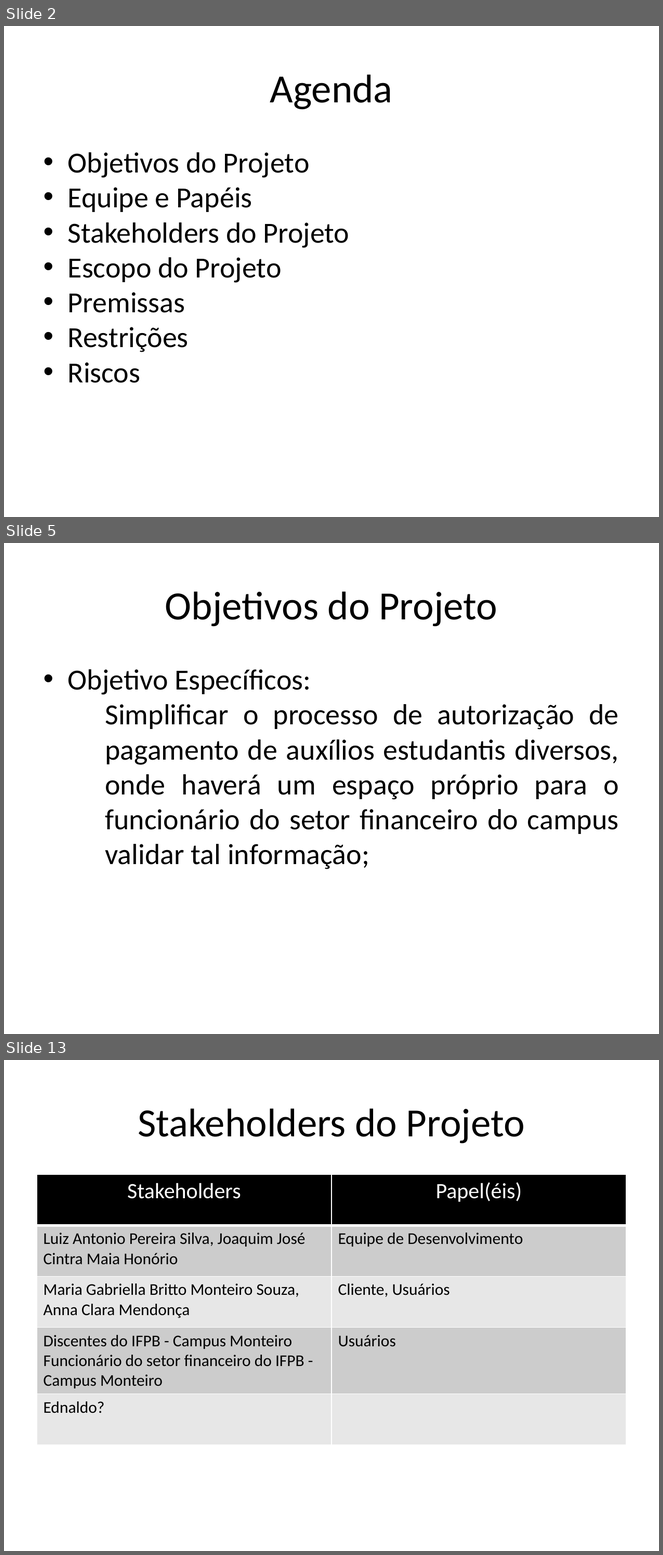
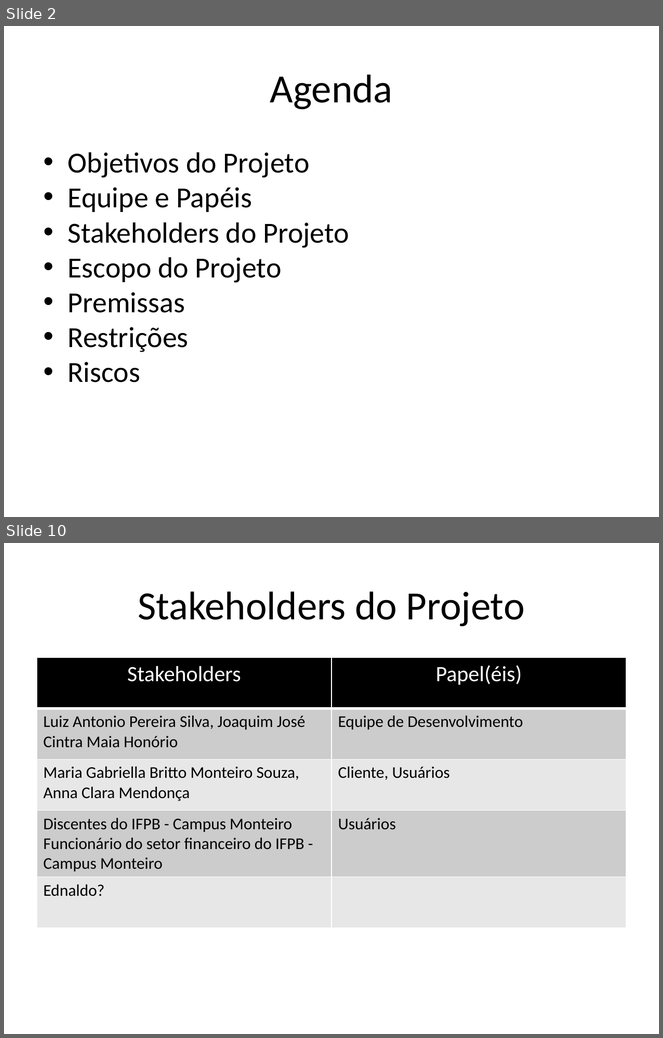
Before and after one commit to AjudeMais/ajudeMais-Projeto, a slide deck: Projeto-AjudeMais/000-Gerência de Projeto/PPJ-Plano de Projeto.pptx. Shown one above the other, each under a label of ours: slides 2, 5 and 13 before the commit, slides 2 and 10 after it; the slides between them are not shown. The pictures are 663x1555 and 663x1038 pixels, drawn with LibreOffice and Linux fonts; fonts in the diff are those of the drawing. Boxes give left, top, right and bottom in pixels: in the first picture for what was removed or moved away, otherwise in the second. Text is boxed around its words. In the diff, an @@ line names an element or a change of style, - is before the commit and + after.

Commit message:
parte plao de projeto

```diff
--- a/Projeto-AjudeMais/000-Gerência de Projeto/PPJ-Plano de Projeto.pptx
+++ b/Projeto-AjudeMais/000-Gerência de Projeto/PPJ-Plano de Projeto.pptx
@@ slide 5 removed at (x1=4, y1=543, x2=659, y2=1034), background #FFFFFF @@
@@ text removed at (x1=165, y1=591, x2=497, y2=627) @@
-Objetivos do Projeto
@@ text removed at (x1=68, y1=669, x2=619, y2=870) @@
-• Objetivo Específicos:
-  − Simplificar o processo de autorização de pagamento de auxílios estudantis diversos, onde haverá um espaço próprio para o funcionário do setor financeiro do campus validar tal informação;
@@ what was slide 13 is now slide 10 @@
```
Also in this commit, not shown: 6 slides changed, 2 slides added, 4 other slides removed, 1 other file.
